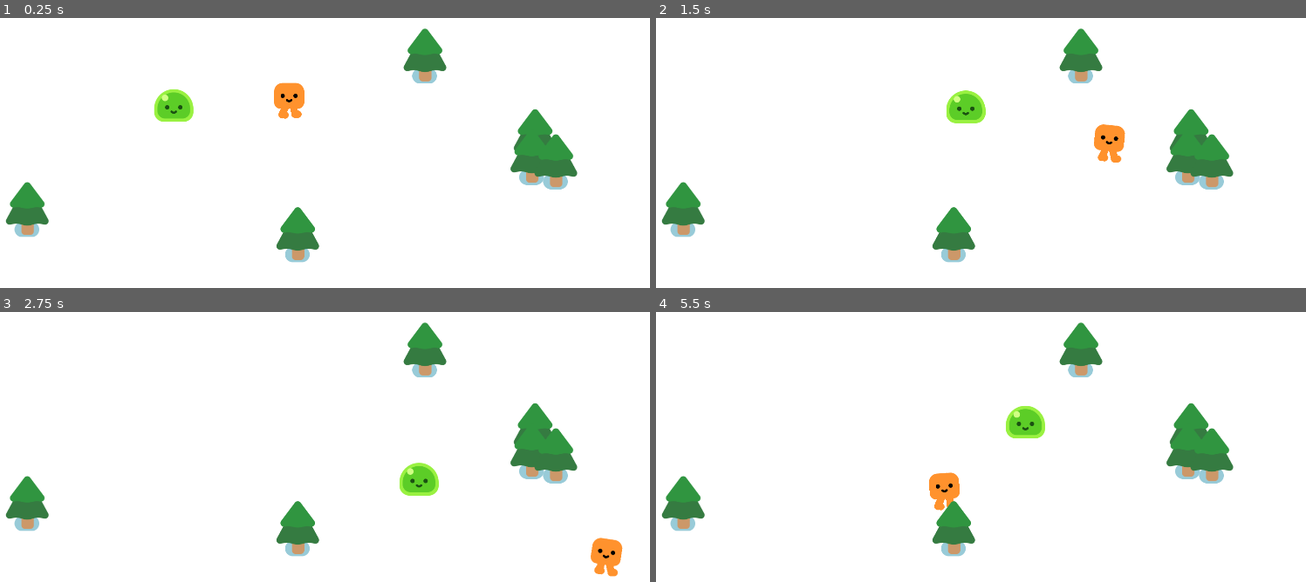
Above: before the commit, frames 1-4 (two rows, left to right).
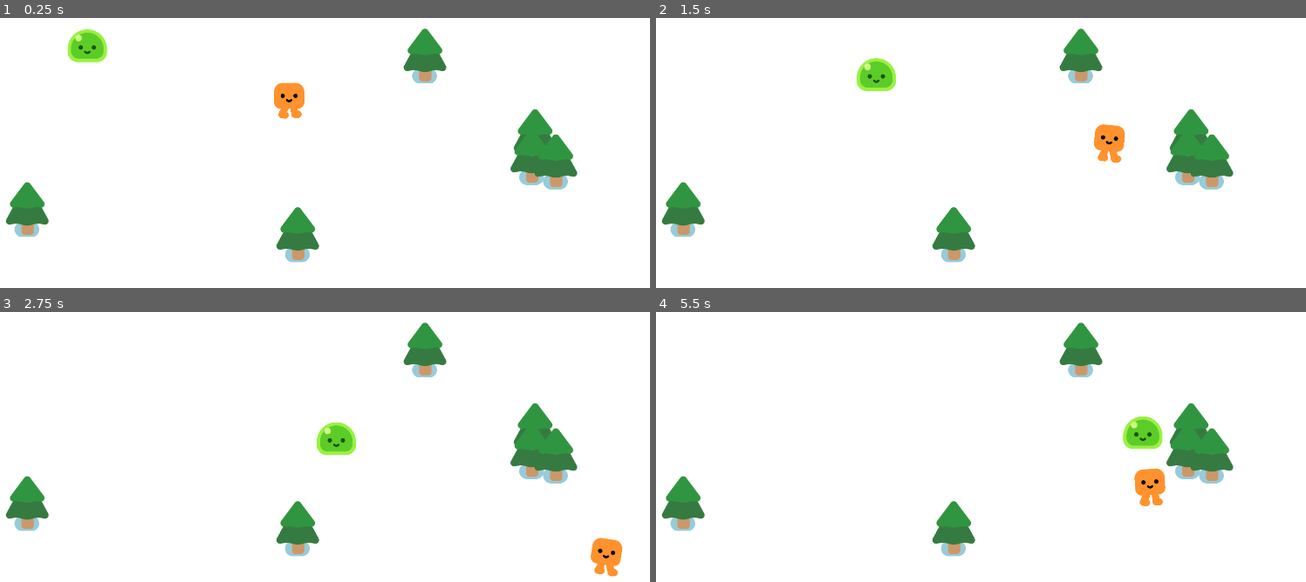
Above: after the commit, the same moments.

Repository: ramirezgfilho/first-godot-project
Game: Godot game, scene res://survivor_game.tscn
The game is run twice, just before and just after one commit, with the same random seed, the same clock (stepped at 60 frames per second) and the same inputs.
Inputs:
- Up to frame 1 (0.25 s): no input
- Up to frame 2 (1.5 s): hold D (move_right) 0.53-1.28 s; hold S (move_down) from 1.28 s (still down)
- Up to frame 3 (2.75 s): release S (move_down) at 2.03 s; hold D (move_right) from 2.03 s (still down)
- Up to frame 4 (5.5 s): release D (move_right) at 2.78 s; hold W (move_up) 2.78-3.53 s; hold A (move_left) 3.53-5.03 s; hold S (move_down) from 5.03 s (still down)

The runs differ from the first frame. In frame 1, 1.3% of the frame differs, in the area x 10-30%, y 4-39%; in frame 2, 1.3%; in frame 3, 1.3%; in frame 4, 2.3%, in the area x 42-79%, y 34-74%.

Commit message:
Ajuste na posição somente

Diff:
--- a/survivor_game.tscn
+++ b/survivor_game.tscn
@@ -33,4 +33,4 @@
 position = Vector2(1595, 663)
 
 [node name="mob" parent="." instance=ExtResource("3_0atr4")]
-position = Vector2(535, 502)
+position = Vector2(300, 315)
